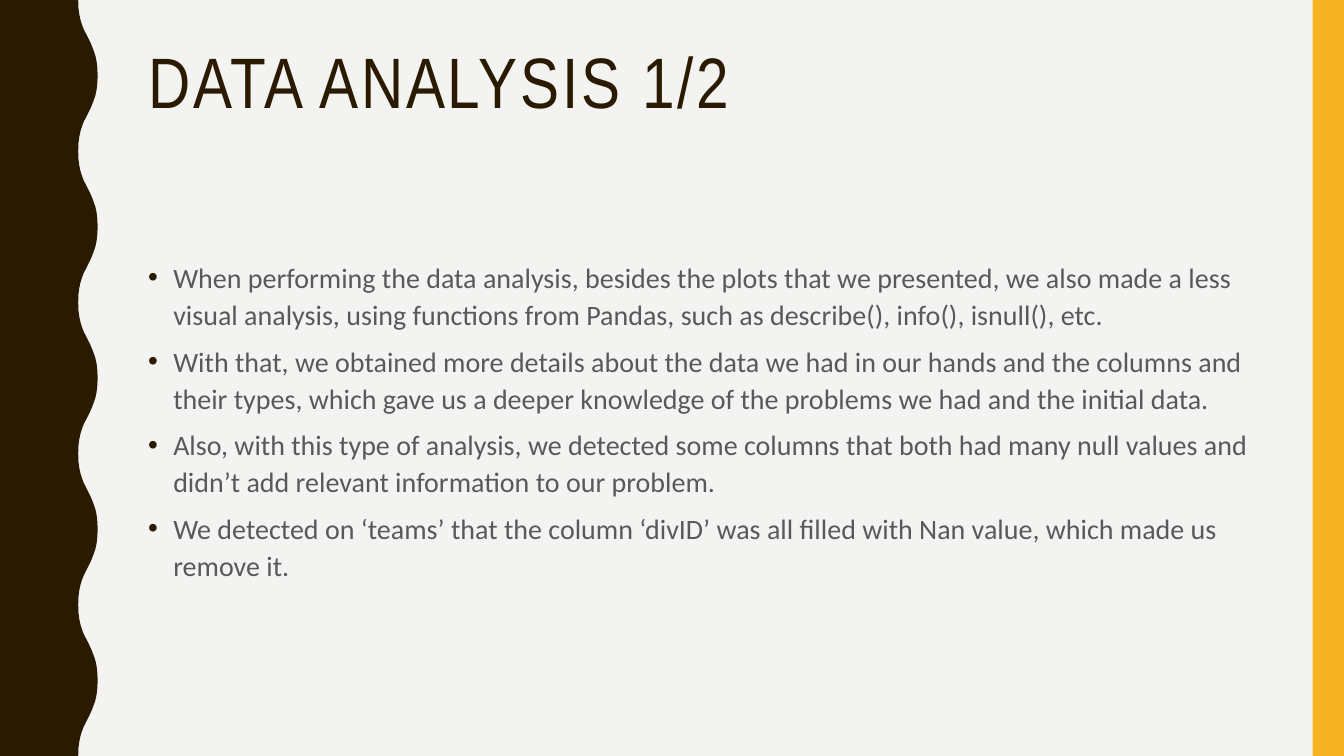
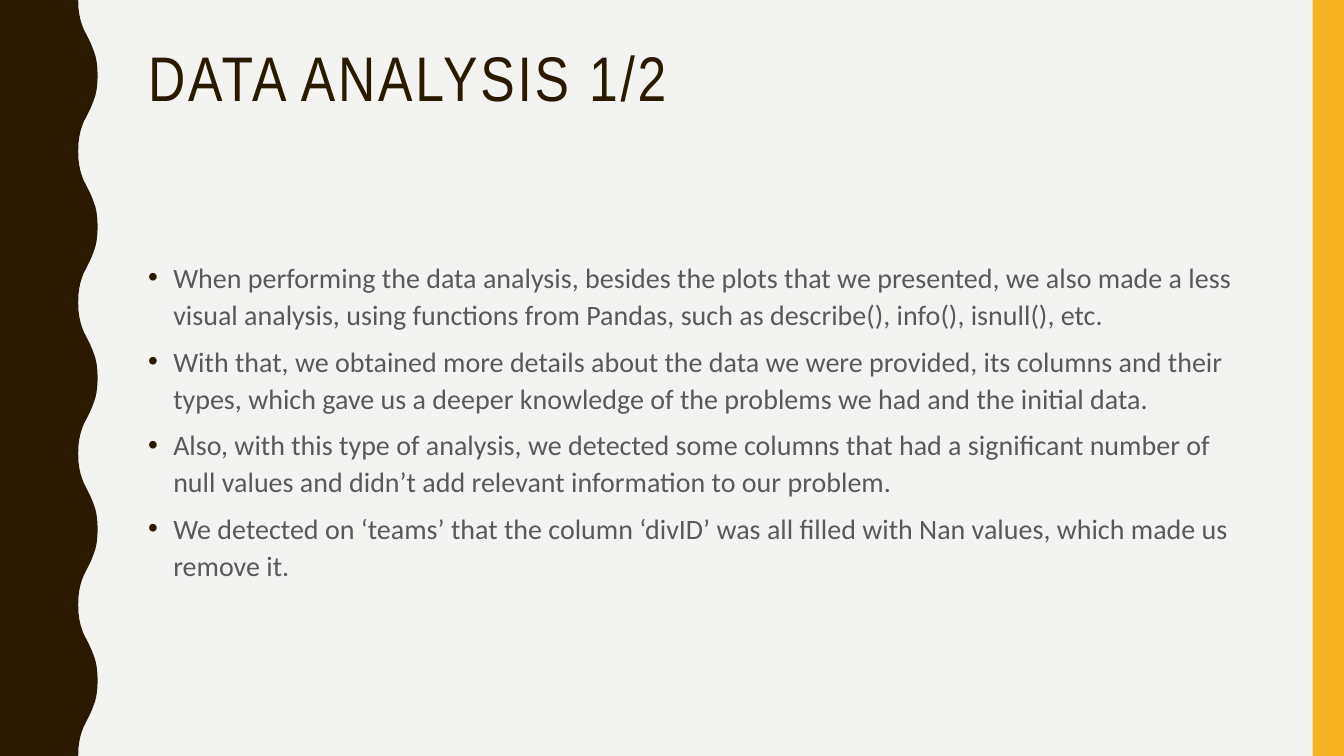
Before and after one commit to afs202005277/AC, a slide deck: slide 15 of ppt projeto.pptx. Drawn at 1344x756 pixels with LibreOffice and Linux fonts; fonts in the diff are those of the drawing. Boxes give left, top, right and bottom in pixels: in the first picture for what was removed or moved away, otherwise in the second. Text is boxed around its words. In the diff, an @@ line names an element or a change of style, - is before the commit and + after.

```diff
--- a/ppt projeto.pptx
+++ b/ppt projeto.pptx
@@ title "DATA ANALYSIS 1/2" at (148,55,666,102): size 51 to 45 pt @@
@@ text at (173,352,1228,576): text changed @@
-• With that, we obtained more details about the data we had in our hands and the columns and their types, which gave us a deeper knowledge of the problems we had and the initial data.
-• Also, with this type of analysis, we detected some columns that both had many null values and didn’t add relevant information to our problem.
-• We detected on ‘teams’ that the column ‘divID’ was all filled with Nan value, which made us remove it.
+• With that, we obtained more details about the data we were provided, its columns and their types, which gave us a deeper knowledge of the problems we had and the initial data.
+• Also, with this type of analysis, we detected some columns that had a significant number of null values and didn’t add relevant information to our problem.
+• We detected on ‘teams’ that the column ‘divID’ was all filled with Nan values, which made us remove it.
```
Also in this commit, not shown: 33 other slides changed.
